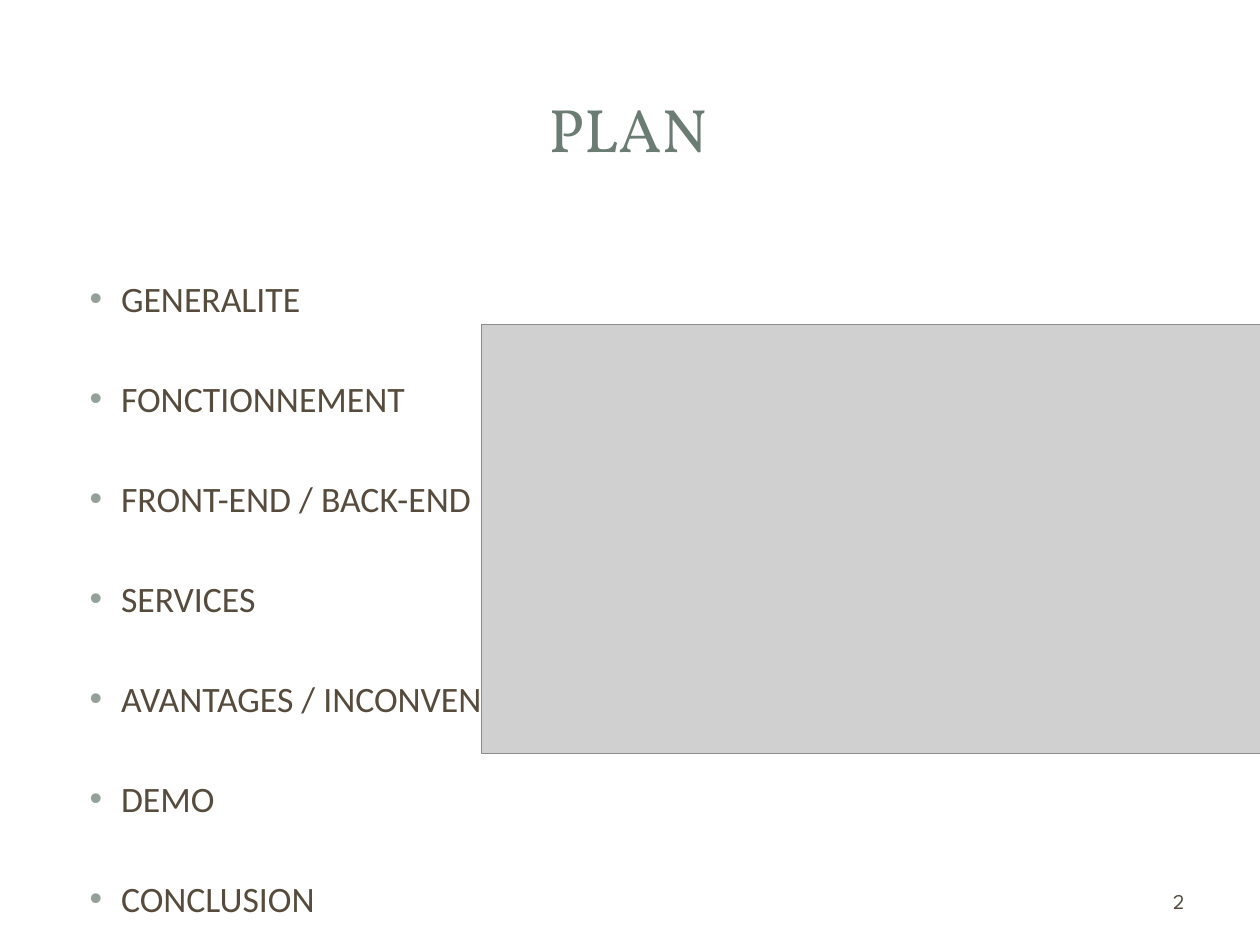
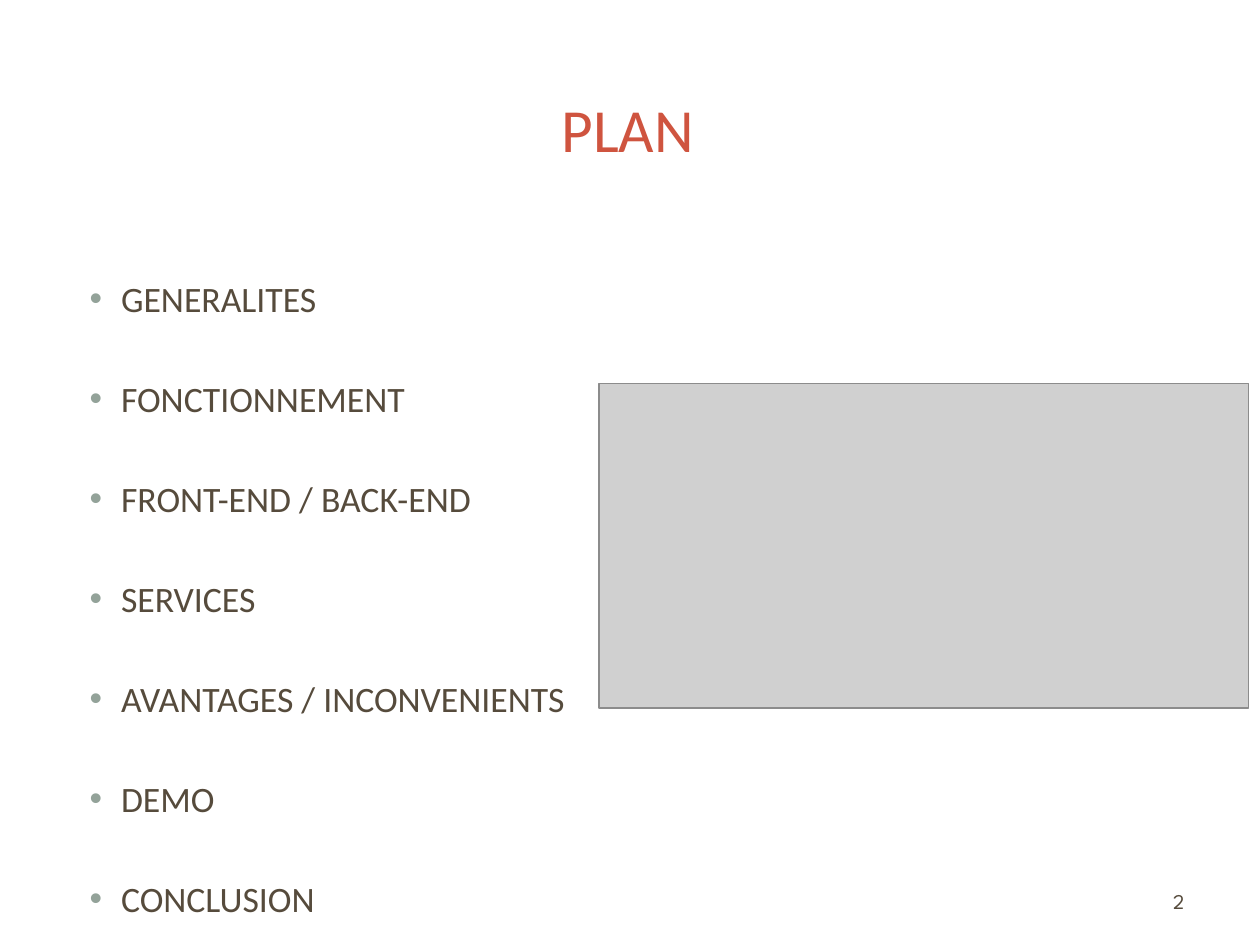
Before and after one commit to rikoste/ionicApp, a slide deck: slide 2 of presentation.pptx. Drawn at 1260x945 pixels with LibreOffice and Linux fonts; fonts in the diff are those of the drawing; grey boxes stand for pictures; background and template pictures are left out. Boxes give left, top, right and bottom in pixels: in the first picture for what was removed or moved away, otherwise in the second. Text is boxed around its words. In the diff, an @@ line names an element or a change of style, - is before the commit and + after.

```diff
--- a/presentation.pptx
+++ b/presentation.pptx
@@ title "PLAN" at (562, 112, 694, 152): font Vollkorn to Calibri, text colour #6B7D72 to #CF543F @@
@@ text at (121, 289, 316, 313): text changed @@
-• GENERALITE
+• GENERALITES
@@ picture: place and size @@
-picture at (481, 325, 1260, 755)
+picture at (598, 383, 1249, 708)
@@ text at (121, 689, 564, 713): text changed @@
-• AVANTAGES / INCONVENIENT
+• AVANTAGES / INCONVENIENTS
```
Also in this commit, not shown: 4 other slides changed, 1 slide added.
